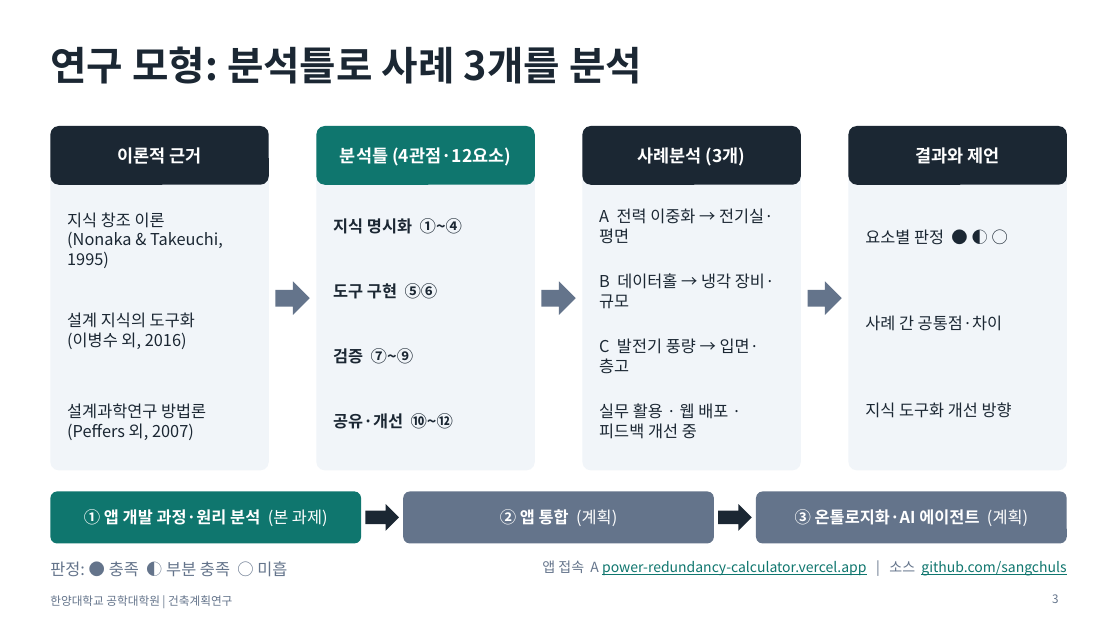
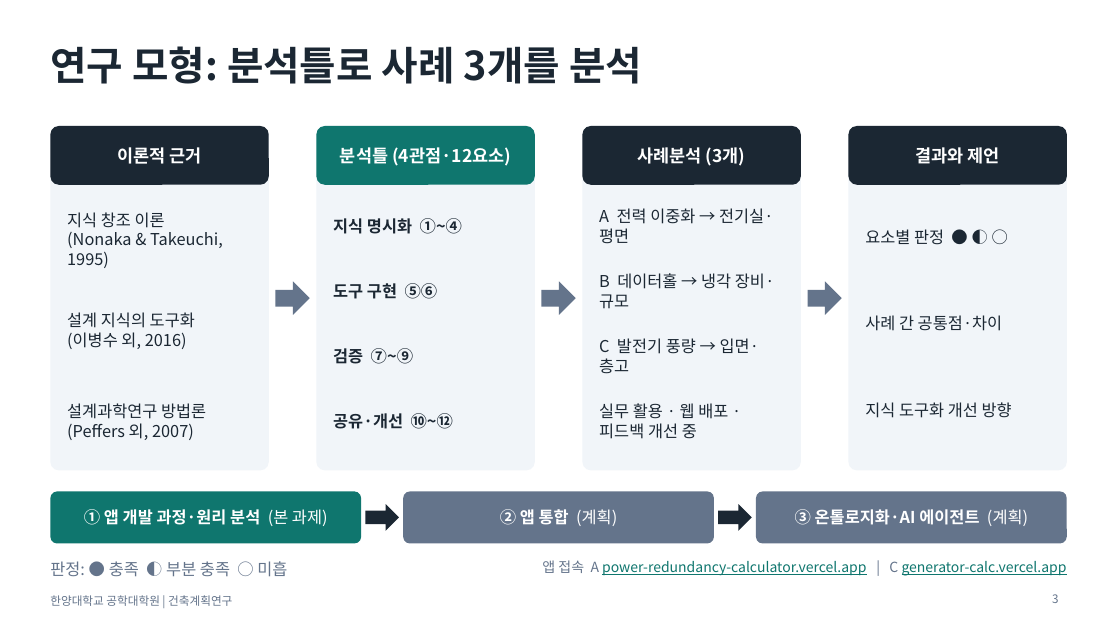
Before and after one commit to sangchuls/pango-gmp, a slide deck: slide 3 of research/발표자료_4장.pptx. Drawn at 1120x630 pixels with LibreOffice and Linux fonts; fonts in the diff are those of the drawing. Boxes give left, top, right and bottom in pixels: in the first picture for what was removed or moved away, otherwise in the second. Text is boxed around its words. In the diff, an @@ line names an element or a change of style, - is before the commit and + after.

```diff
--- a/research/발표자료_4장.pptx
+++ b/research/발표자료_4장.pptx
@@ text at bbox=[542, 560, 1067, 576]: text changed @@
-앱 접속 A power-redundancy-calculator.vercel.app | 소스 github.com/sangchuls
+앱 접속 A power-redundancy-calculator.vercel.app | C generator-calc.vercel.app
```
Also in this commit, not shown: 5 other files.
